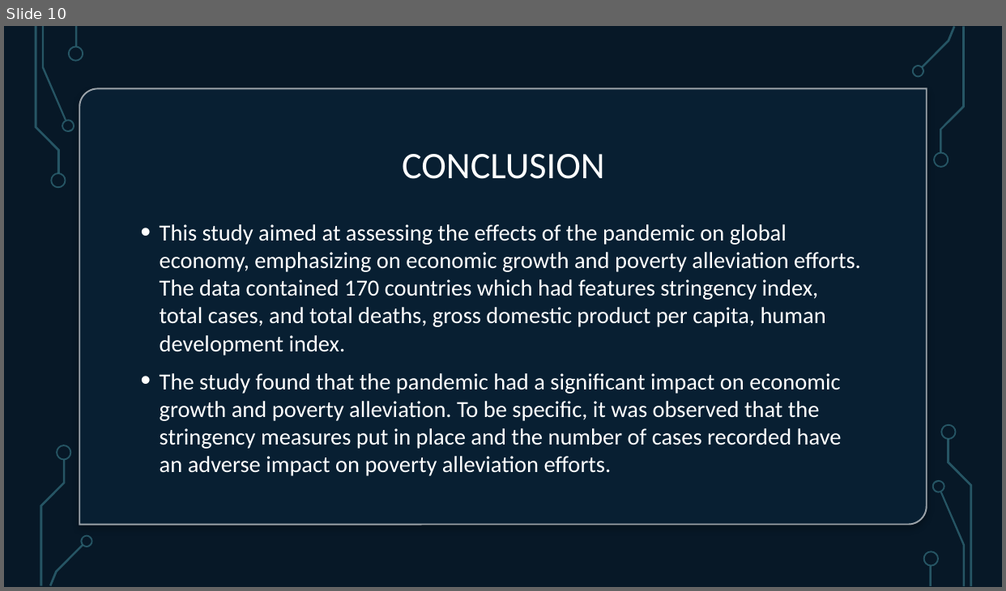
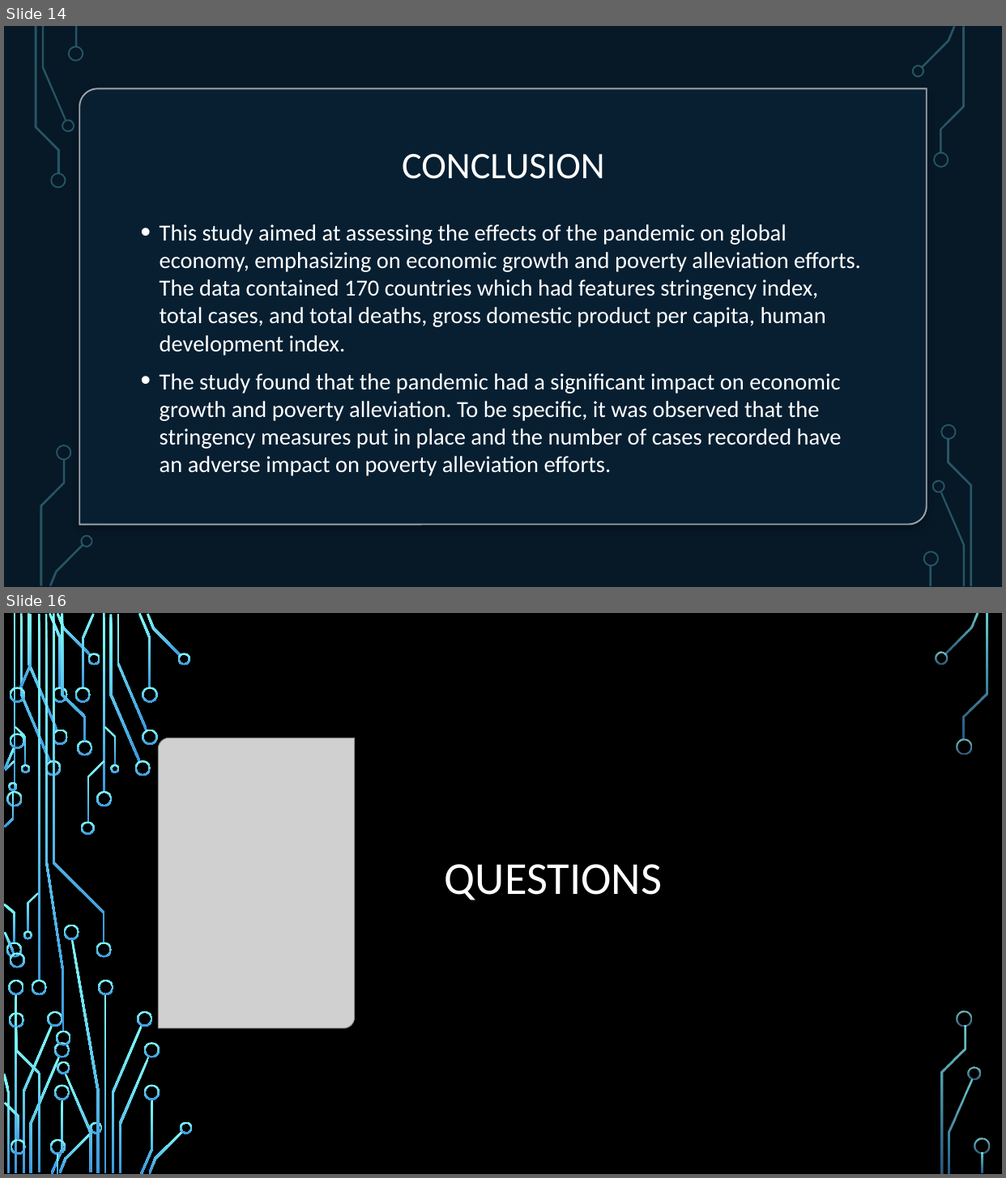
Before and after one commit to HamoyeHQ/Covid19-impact, a slide deck: Hamoye- Impact of COVID.pptx. Shown one above the other, each under a label of ours: slide 10 before the commit, slides 14 and 16 after it; the slides between them are not shown. The pictures are 1006x591 and 1006x1178 pixels, drawn with LibreOffice and Linux fonts; fonts in the diff are those of the drawing; grey boxes stand for pictures; background and template pictures are left out. Boxes give left, top, right and bottom in pixels: in the first picture for what was removed or moved away, otherwise in the second. Text is boxed around its words. In the diff, an @@ line names an element or a change of style, - is before the commit and + after.

```diff
--- a/Hamoye- Impact of COVID.pptx
+++ b/Hamoye- Impact of COVID.pptx
@@ slide 16 added at (4,613,1002,1174), background picture (left out); not listed: 17 template elements that a slide beside it also shows @@
@@ picture added at (158,738,355,1029) @@
@@ title added at (445,864,662,901), 44 pt, text #FFFFFF @@
+QUESTIONS
@@ group added at (4,613,193,1174): 50 freeform shapes, 4 rectangles @@
@@ group added at (6,652,990,1173): 19 freeform shapes @@
@@ what was slide 10 is now slide 14 @@
```
Also in this commit, not shown: 1 slide changed, 5 other slides added.
